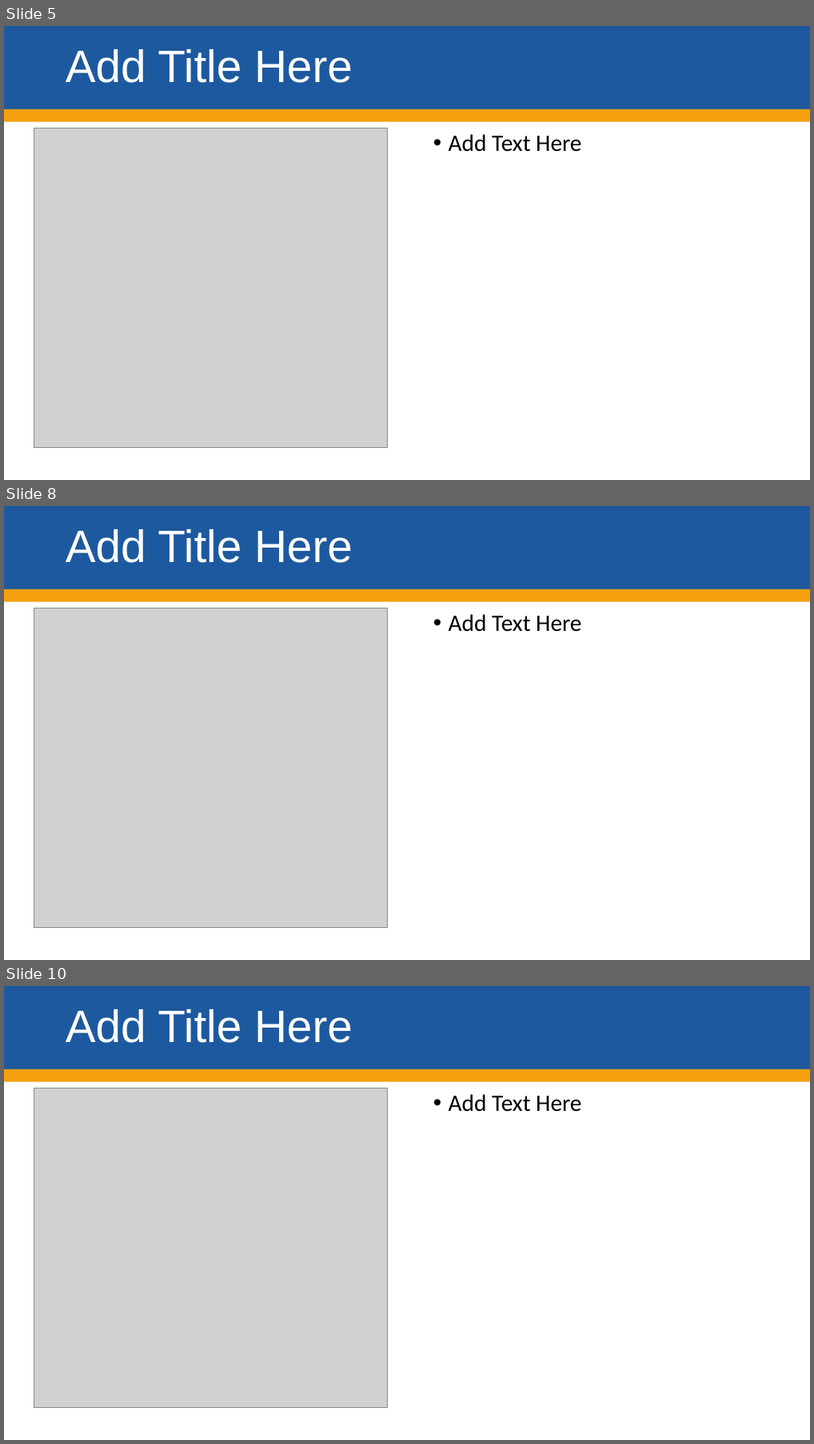
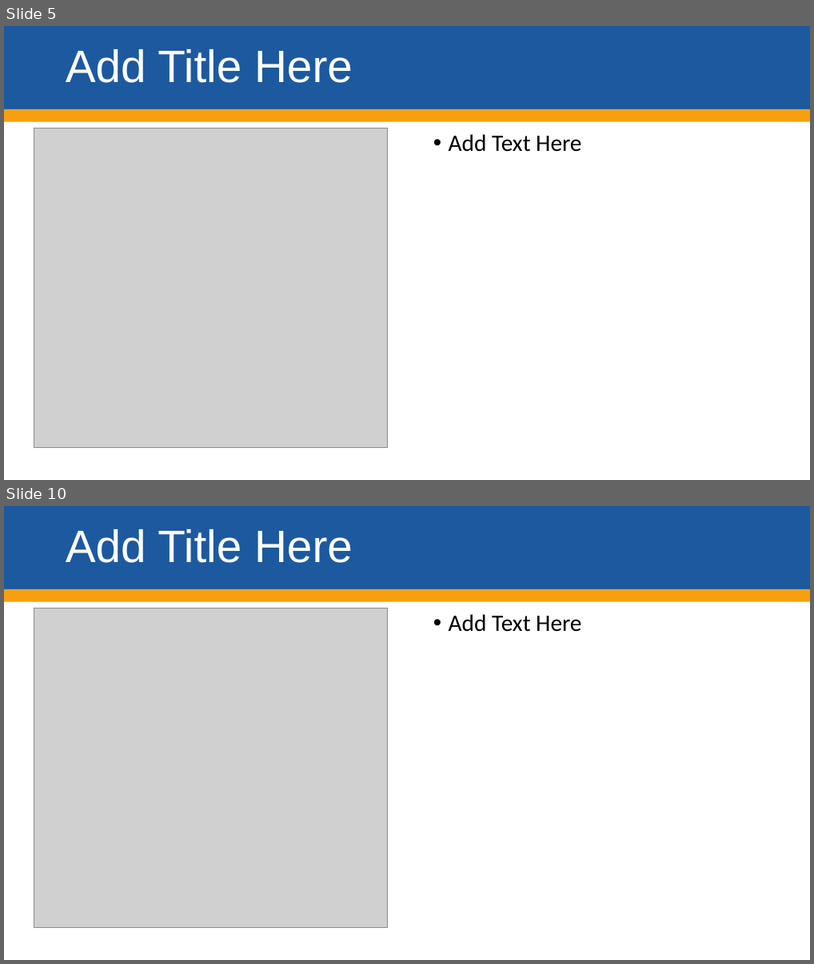
Before and after one commit to kikejosan/EolicSimulatorCEP, a slide deck: docs/enunciado-de-patrones.pptx. Shown one above the other, each under a label of ours: slides 5, 8 and 10 before the commit, slides 5 and 10 after it; the slides between them are not shown. The pictures are 814x1444 and 814x964 pixels, drawn with LibreOffice and Linux fonts; fonts in the diff are those of the drawing; grey boxes stand for pictures; background and template pictures are left out. Boxes give left, top, right and bottom in pixels: in the first picture for what was removed or moved away, otherwise in the second. Text is boxed around its words. In the diff, an @@ line names an element or a change of style, - is before the commit and + after.

```diff
--- a/docs/enunciado-de-patrones.pptx
+++ b/docs/enunciado-de-patrones.pptx
@@ slide 8 removed at (x1=4, y1=506, x2=810, y2=960), background #FFFFFF; not listed: 2 template elements that a slide beside it also shows @@
@@ title removed at (x1=66, y1=529, x2=353, y2=563) @@
-Add Title Here
@@ picture removed at (x1=34, y1=608, x2=387, y2=927) @@
@@ text removed at (x1=449, y1=614, x2=582, y2=632) @@
-• Add Text Here
```
Also in this commit, not shown: 1 slide changed, 3 slides added, 2 other slides removed, 33 other files.
